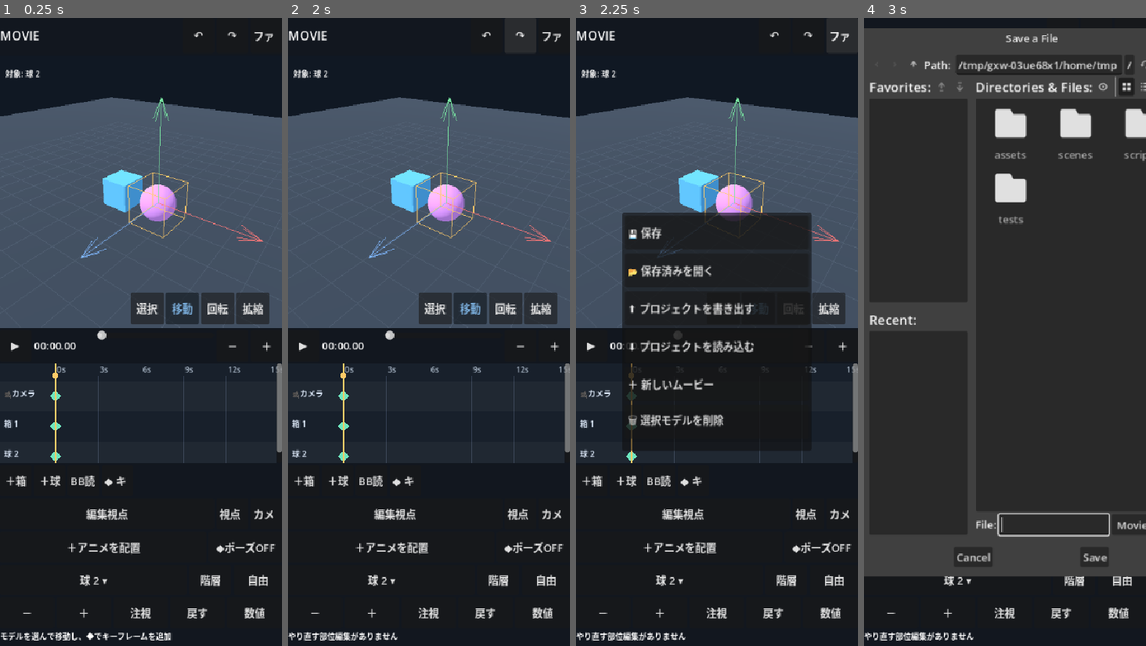
Above: before the commit, frames 1-4 (left to right).
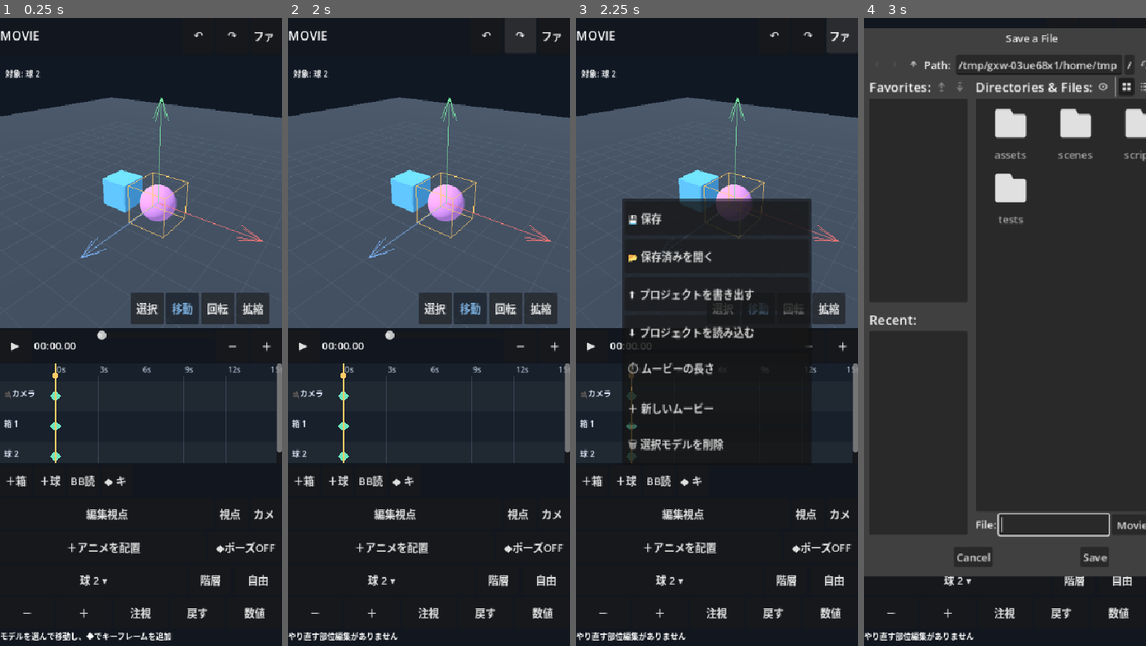
Above: after the commit, the same moments.

Repository: shejklgaia-png/movie_creater
Game: Godot game, scene res://scenes/editor.tscn
The game is run twice, just before and just after one commit, with the same random seed, the same clock (stepped at 60 frames per second) and the same inputs.
Inputs:
- Up to frame 1 (0.25 s): no input
- Up to frame 2 (2 s): click "↶" at 0.5 s; click "↷" at 1.25 s
- Up to frame 3 (2.25 s): click "ファイル" at 2 s
- Up to frame 4 (3 s): click "選択" at 2.75 s

Frames 1-2 are identical in both runs. In frame 3, 6.0% of the frame differs, in the area x 16-84%, y 28-71%; in frame 4, nothing differs.

Commit message:
Allow 1–600 second cutscene length and restore duration on project load

Diff:
--- a/scripts/editor.gd
+++ b/scripts/editor.gd
@@ -10,7 +10,7 @@
 const SAVE_PATH := "user://movie_project.json"
 const BACKUP_PATH := "user://movie_project.backup.json"
 const TEMP_PATH := "user://movie_project.tmp.json"
-const DURATION := 15.0
+var DURATION := 15.0
 const COLOR_SET := ["#58b6e8", "#d991e8", "#edb565", "#83d59e", "#e9919c"]
 
 var scene_root: Node3D
@@ -51,6 +51,8 @@
 var file_menu: PopupPanel
 var confirm_new: ConfirmationDialog
 var confirm_delete: ConfirmationDialog
+var duration_dialog: ConfirmationDialog
+var duration_input: SpinBox
 var autosave_timer: Timer
 var is_project_loading := false
 var tl_zoom_buttons: Array[Button] = []
@@ -331,6 +333,7 @@
         {"title":"📂 保存済みを開く", "action":_load_project},
         {"title":"⬆ プロジェクトを書き出す", "action":_choose_project_export},
         {"title":"⬇ プロジェクトを読み込む", "action":_choose_project_import},
+        {"title":"⏱ ムービーの長さ", "action":_show_duration_dialog},
         {"title":"＋ 新しいムービー", "action":_confirm_new_project},
         {"title":"🗑 選択モデルを削除", "action":_confirm_delete_model}
     ]:
@@ -350,9 +353,33 @@
     confirm_delete.dialog_text = "選択中のモデルを削除します。続けますか？"
     confirm_delete.confirmed.connect(_delete_selected_model)
     add_child(confirm_delete)
+    duration_dialog = ConfirmationDialog.new()
+    duration_dialog.title = "ムービーの長さ（秒）"
+    duration_dialog.dialog_text = "時間軸の長さを設定してください（1～600秒）。"
+    duration_input = SpinBox.new()
+    duration_input.min_value = 1.0
+    duration_input.max_value = 600.0
+    duration_input.step = 1.0
+    duration_input.custom_minimum_size = Vector2(230, 48)
+    duration_dialog.add_child(duration_input)
+    duration_dialog.confirmed.connect(func(): _set_project_duration(duration_input.value))
+    add_child(duration_dialog)
 
 func _open_file_menu() -> void:
     file_menu.popup_centered(Vector2i(290, 364))
+
+func _show_duration_dialog() -> void:
+    duration_input.set_value_no_signal(DURATION)
+    duration_dialog.popup_centered(Vector2i(310, 200))
+
+func _set_project_duration(seconds: float) -> void:
+    DURATION = clampf(seconds, 1.0, 600.0)
+    time_slider.max_value = DURATION
+    timeline.duration = DURATION
+    timeline.zoom_to(timeline.zoom, minf(current_time, DURATION))
+    _seek(minf(current_time, DURATION))
+    _mark_dirty()
+    _show_message("尺を%.0f秒に変更しました" % DURATION)
 
 func _confirm_new_project() -> void:
     confirm_new.popup_centered()
@@ -380,6 +407,11 @@
     redo_stack.clear()
     next_id = 1
     next_clip_id = 1
+    DURATION = 15.0
+    timeline.zoom = 1.0
+    timeline.view_start = 0.0
+    time_slider.max_value = DURATION
+    timeline.duration = DURATION
     selected_id = ""
     selected_part_path = ""
     selected_part_model = ""
@@ -2467,6 +2499,11 @@
         _show_message("保存形式が不正です。バックアップを保持しています")
         return
     is_project_loading = true
+    DURATION = clampf(float(parsed.get("duration", 15.0)), 1.0, 600.0)
+    time_slider.max_value = DURATION
+    timeline.duration = DURATION
+    timeline.zoom = 1.0
+    timeline.view_start = 0.0
     for node in objects_by_id.values():
         (node as Node3D).queue_free()
     objects_by_id.clear()
